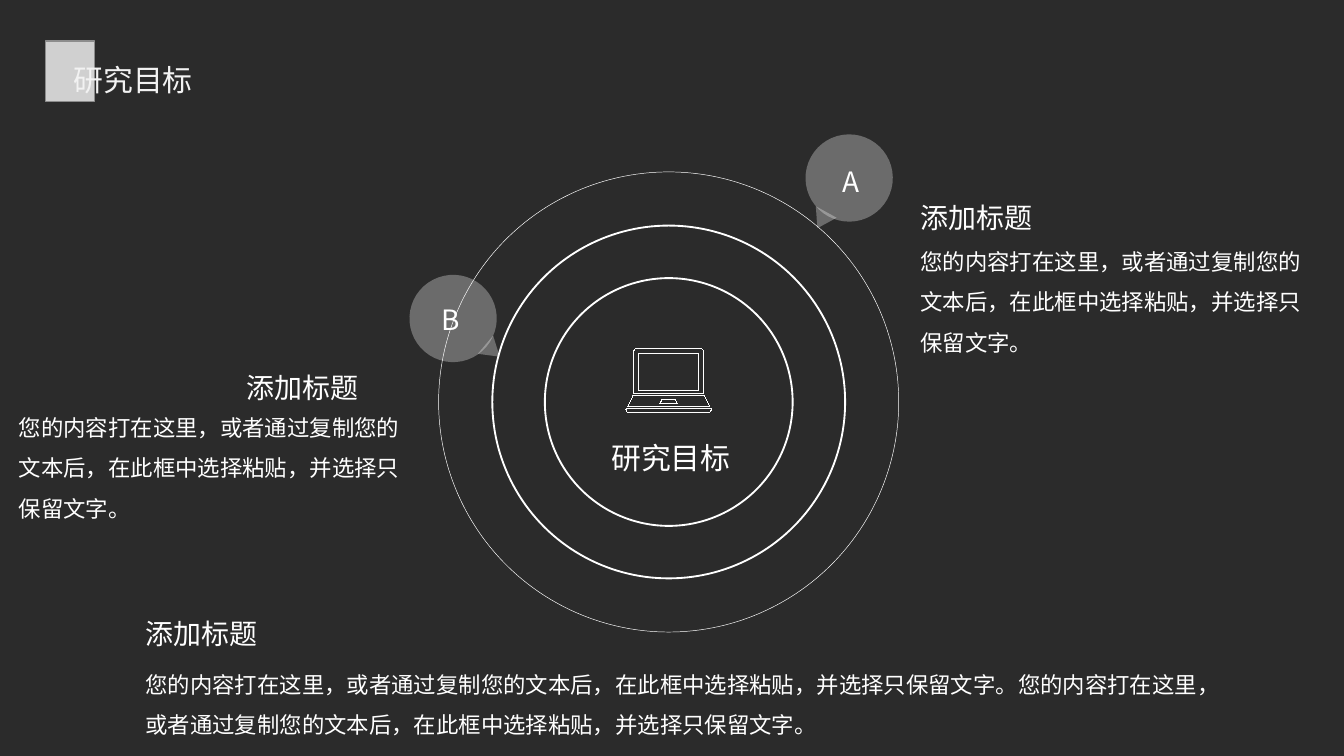
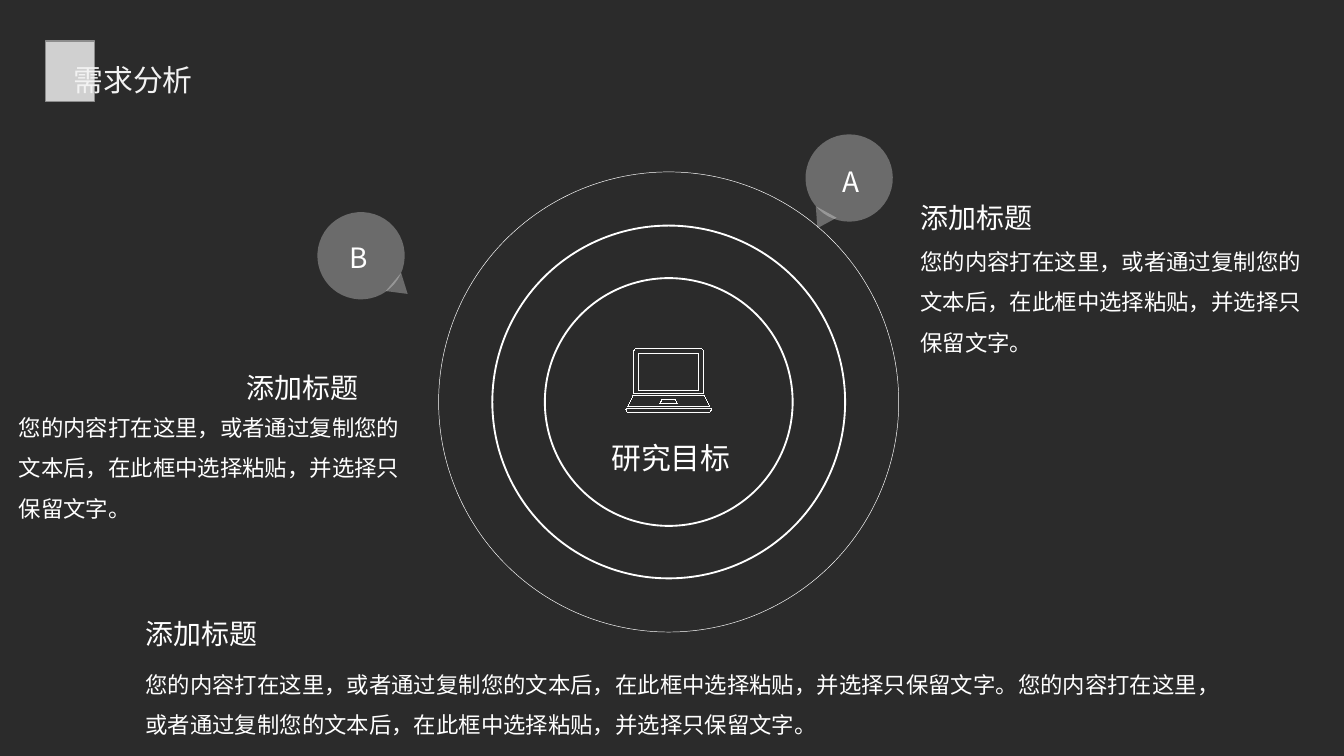
Before and after one commit to SunshineXyq/Write, a slide deck: slide 10 of 学术答辩-01.pptx (slide 7 before the commit). Drawn at 1344x756 pixels with LibreOffice and Linux fonts; fonts in the diff are those of the drawing; grey boxes stand for pictures; background and template pictures are left out; a plain dark background stands for a picture behind light text. Boxes give left, top, right and bottom in pixels: in the first picture for what was removed or moved away, otherwise in the second. Text is boxed around its words. In the diff, an @@ line names an element or a change of style, - is before the commit and + after.

Commit message:
ppt

```diff
--- a/学术答辩-01.pptx
+++ b/学术答辩-01.pptx
@@ text at [74, 60, 193, 98]: text changed @@
-研究目标
+需求分析
@@ ellipse: place and size @@
-ellipse at [393, 257, 514, 378]
+ellipse at [300, 196, 421, 316]
@@ text "B" rewrapped from [441, 307, 459, 338] to [349, 247, 367, 268] @@
@@ triangle: place and size @@
-triangle at [478, 335, 508, 366]
+triangle at [386, 272, 416, 303]
```
Also in this commit, not shown: 2 other slides changed, 3 slides added, 2 other files.
